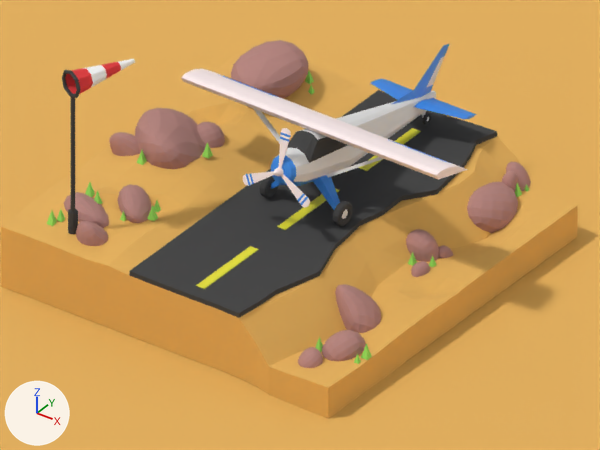
The Blender file public/blender/low-poly-airplane/airplaneLow.blend, before and after one commit.
Both versions are drawn from the file's camera 'Camera'. The lights are fixed; the arrows at lower left show +X, +Y and +Z.
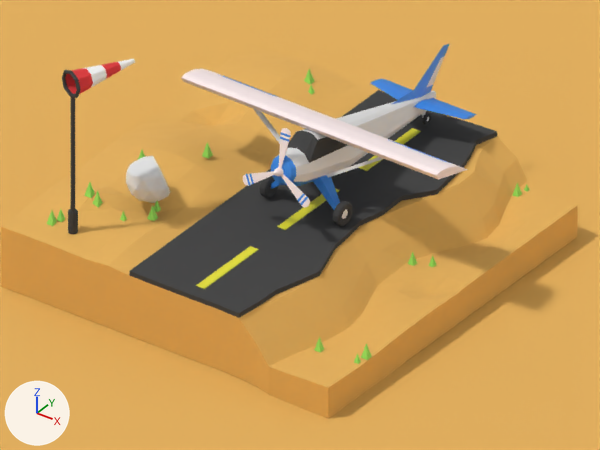
Where the change shows, as pixel boxes [x1, y1, x2, y2] in the pictures (600 x 450 px):
'Cube.009', deleted: before [135, 108, 206, 169]
'Cube.002', deleted: before [231, 40, 308, 98]
'Cube.017', deleted: before [467, 182, 518, 233]
'Cube.008', deleted: before [335, 284, 381, 333]
'Icosphere', added: after [126, 156, 170, 203]
'Cube.006', deleted: before [322, 330, 366, 361]
'Cube.001', deleted: before [118, 184, 152, 223]
'Cube.015', deleted: before [64, 192, 109, 228]
'Cube.003', deleted: before [406, 229, 439, 262]
'Cube.014', deleted: before [76, 221, 108, 246]
'Cube.011', deleted: before [109, 132, 140, 156]
'Cube.010', deleted: before [197, 122, 225, 148]
'Cube.007', deleted (pink): before [298, 347, 323, 368]
'Cube.018', deleted: before [506, 162, 531, 191]
'Cube.004', deleted: before [411, 261, 430, 277]
'Cube.032', deleted: before [502, 171, 518, 193]
'Cube.005', deleted: before [438, 245, 453, 258]

Patch to the scene script:
```diff
--- a/public/blender/low-poly-airplane/airplaneLow.blend.py
+++ b/public/blender/low-poly-airplane/airplaneLow.blend.py
@@ ob_cube_001 @@
-ob_cube_001 = bpy.data.objects.new('Cube.001', me_cube_001)
@@ ob_cube_002 @@
-ob_cube_002 = bpy.data.objects.new('Cube.002', me_cube_005)
@@ ob_cube_003 @@
-ob_cube_003 = bpy.data.objects.new('Cube.003', me_cube_006)
@@ ob_cube_004 @@
-ob_cube_004 = bpy.data.objects.new('Cube.004', me_cube_007)
@@ ob_cube_005 @@
-ob_cube_005 = bpy.data.objects.new('Cube.005', me_cube_008)
@@ ob_cube_006 @@
-ob_cube_006 = bpy.data.objects.new('Cube.006', me_cube_009)
@@ ob_cube_007 @@
-ob_cube_007 = bpy.data.objects.new('Cube.007', me_cube_010)
@@ ob_cube_008 @@
-ob_cube_008 = bpy.data.objects.new('Cube.008', me_cube_011)
@@ ob_cube_009 @@
-ob_cube_009 = bpy.data.objects.new('Cube.009', me_cube_012)
@@ ob_cube_010 @@
-ob_cube_010 = bpy.data.objects.new('Cube.010', me_cube_013)
@@ ob_cube_011 @@
-ob_cube_011 = bpy.data.objects.new('Cube.011', me_cube_014)
@@ ob_cube_014 @@
-ob_cube_014 = bpy.data.objects.new('Cube.014', me_cube_017)
@@ ob_cube_015 @@
-ob_cube_015 = bpy.data.objects.new('Cube.015', me_cube_018)
@@ ob_cube_017 @@
-ob_cube_017 = bpy.data.objects.new('Cube.017', me_cube_020)
@@ ob_cube_018 @@
-ob_cube_018 = bpy.data.objects.new('Cube.018', me_cube_021)
@@ ob_cube_032 @@
-ob_cube_032 = bpy.data.objects.new('Cube.032', me_cube_022)
@@ ob_icosphere @@
+ob_icosphere = bpy.data.objects.new('Icosphere', me_icosphere)  # 51 vertices, 59 faces; spans x -0.95..0.95, y -1.0..0.91, z -1.0..0.72
+ob_icosphere.location = (-4.18, -4.17, 1.56)
```
